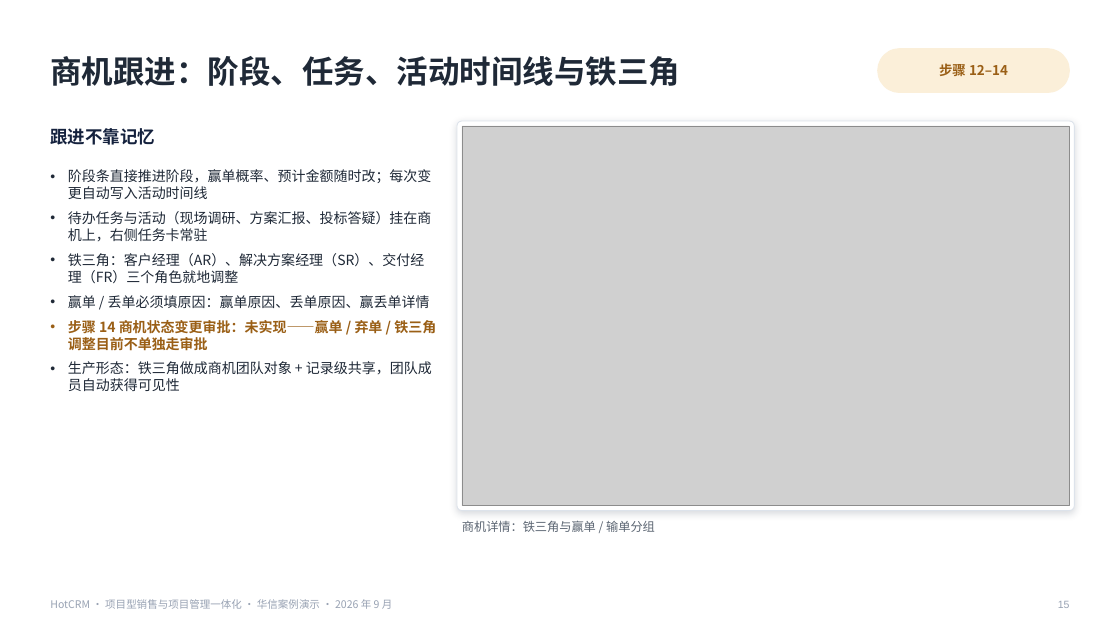
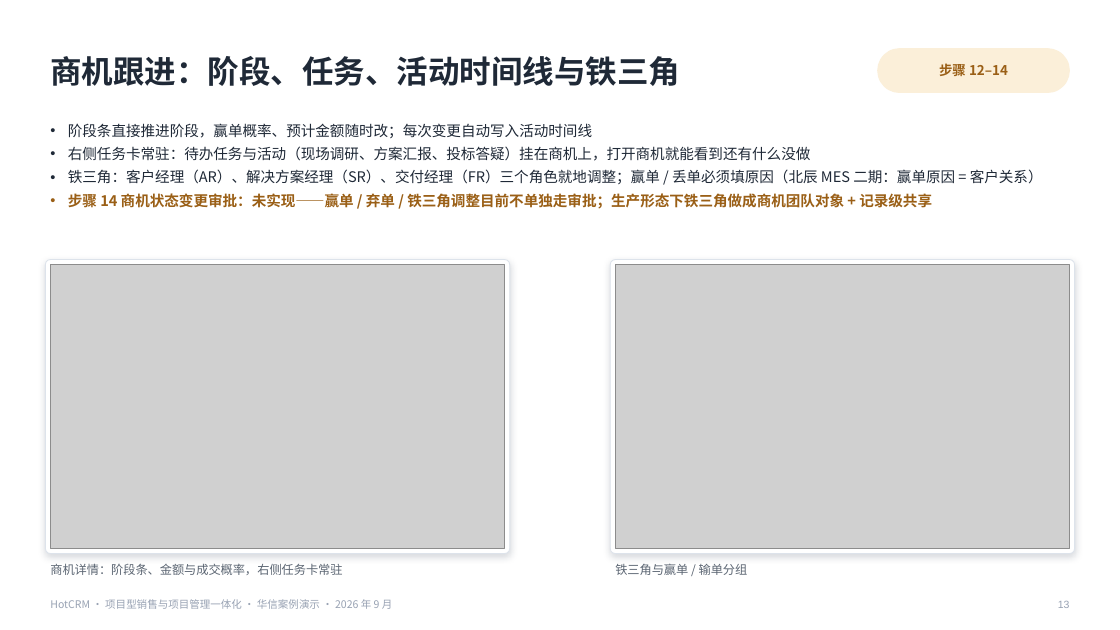
Before and after one commit to sunhaolin/hotcrm, a slide deck: slide 13 of docs/demo/psa-presales/客户汇报-华信案例.pptx (slide 15 before the commit). Drawn at 1120x630 pixels with LibreOffice and Linux fonts; fonts in the diff are those of the drawing; grey boxes stand for pictures. Boxes give left, top, right and bottom in pixels: in the first picture for what was removed or moved away, otherwise in the second. Text is boxed around its words. In the diff, an @@ line names an element or a change of style, - is before the commit and + after.

```diff
--- a/docs/demo/psa-presales/客户汇报-华信案例.pptx
+++ b/docs/demo/psa-presales/客户汇报-华信案例.pptx
@@ text "阶段条直接推进阶段，赢单概率、预计金额随时改；每次变更自动写入活动时间线": place and size @@
-text "阶段条直接推进阶段，赢单概率、预计金额随时改；每次变更自动写入活动时间线" at box(68, 169, 436, 391)
+text "阶段条直接推进阶段，赢单概率、预计金额随时改；每次变更自动写入活动时间线" at box(68, 123, 1043, 209)
@@ text removed at box(50, 128, 155, 145) @@
-跟进不靠记忆
@@ text at box(68, 146, 1043, 209): text changed; size 12 to 12.5 pt @@
-• 待办任务与活动（现场调研、方案汇报、投标答疑）挂在商机上，右侧任务卡常驻
-• 铁三角：客户经理（AR）、解决方案经理（SR）、交付经理（FR）三个角色就地调整
-• 赢单 / 丢单必须填原因：赢单原因、丢单原因、赢丢单详情
-• 步骤 14 商机状态变更审批：未实现——赢单 / 弃单 / 铁三角调整目前不单独走审批
-• 生产形态：铁三角做成商机团队对象 + 记录级共享，团队成员自动获得可见性
+• 右侧任务卡常驻：待办任务与活动（现场调研、方案汇报、投标答疑）挂在商机上，打开商机就能看到还有什么没做
+• 铁三角：客户经理（AR）、解决方案经理（SR）、交付经理（FR）三个角色就地调整；赢单 / 丢单必须填原因（北辰 MES 二期：赢单原因 = 客户关系）
+• 步骤 14 商机状态变更审批：未实现——赢单 / 弃单 / 铁三角调整目前不单独走审批；生产形态下铁三角做成商机团队对象 + 记录级共享
@@ text at box(68, 123, 592, 138): size 12 to 12.5 pt in "阶段条直接推进阶段，赢单概率、预计金额随时改；每次变更自动写入活动时间线"; less space between paragraphs @@
@@ picture removed at box(462, 126, 1070, 506) @@
@@ rounded rectangle added at box(45, 260, 510, 554), fill #FFFFFF, outline #DDE3EB 0.75 pt @@
@@ picture added at box(50, 265, 505, 549) @@
@@ rounded rectangle: place and size @@
-rounded rectangle at box(457, 121, 1075, 511)
+rounded rectangle at box(610, 260, 1075, 554)
@@ rounded rectangle at box(610, 260, 1075, 554): proportions changed @@
@@ picture added at box(616, 265, 1070, 549) @@
@@ text added at box(50, 564, 342, 575), 10.5 pt, text #5B6572 @@
+商机详情：阶段条、金额与成交概率，右侧任务卡常驻
@@ text at box(615, 564, 748, 575): text changed @@
-商机详情：铁三角与赢单 / 输单分组
+铁三角与赢单 / 输单分组
```
Also in this commit, not shown: 17 other slides changed, 2 slides removed, 5 other files.
